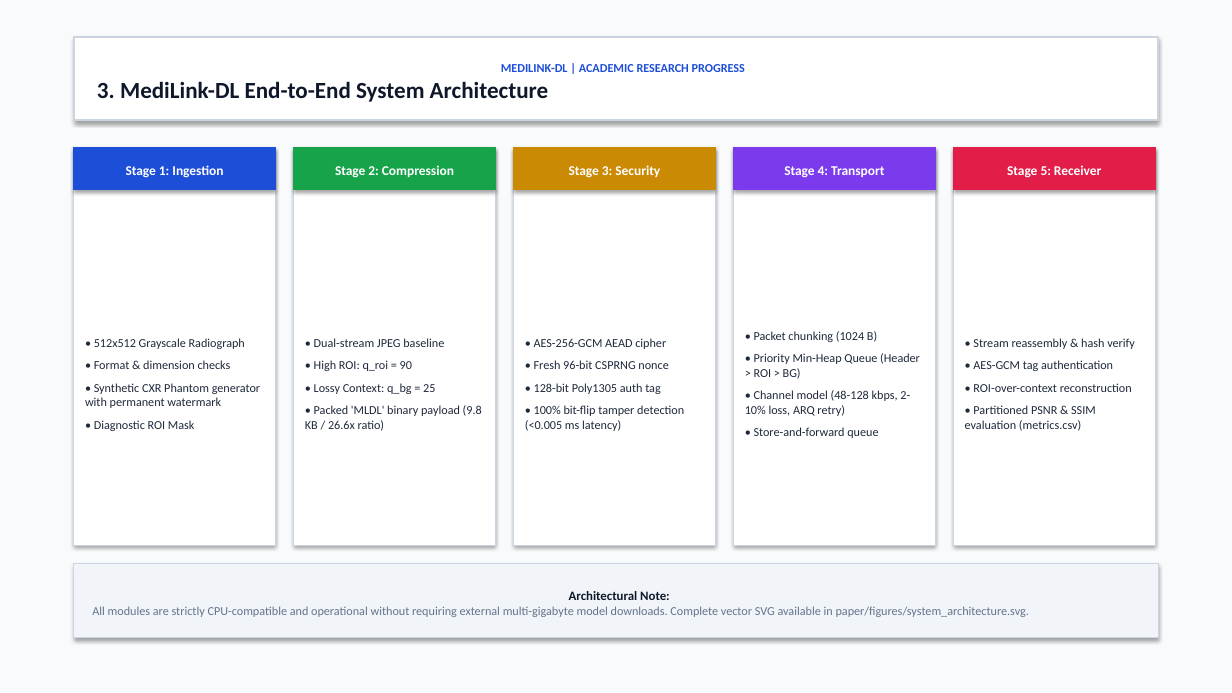
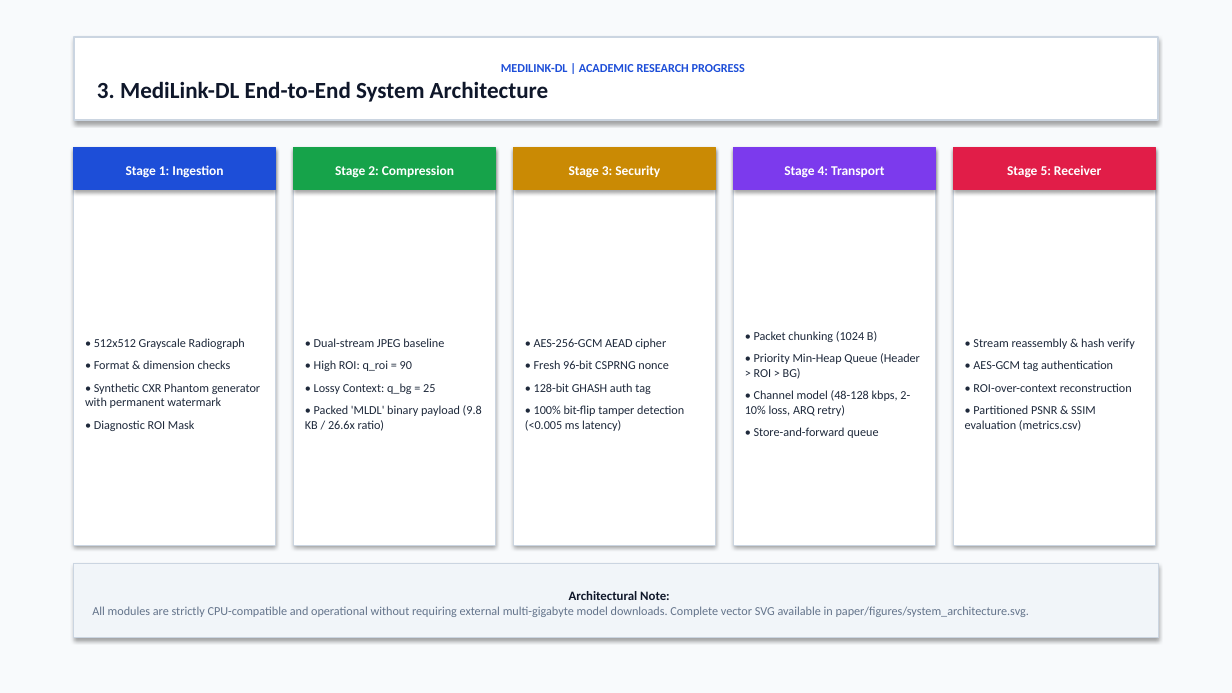
Before and after one commit to mikeydebug/MediLink-DL, a slide deck: slide 4 of paper/MediLink_DL_Progress_Presentation.pptx. Drawn at 1232x693 pixels with LibreOffice and Linux fonts; fonts in the diff are those of the drawing. Boxes give left, top, right and bottom in pixels: in the first picture for what was removed or moved away, otherwise in the second. Text is boxed around its words. In the diff, an @@ line names an element or a change of style, - is before the commit and + after.

```diff
--- a/paper/MediLink_DL_Progress_Presentation.pptx
+++ b/paper/MediLink_DL_Progress_Presentation.pptx
@@ text in rectangle at (534,383,650,394): text changed @@
-• 128-bit Poly1305 auth tag
+• 128-bit GHASH auth tag
```
Also in this commit, not shown: 1 other slide changed, 6 other files.
